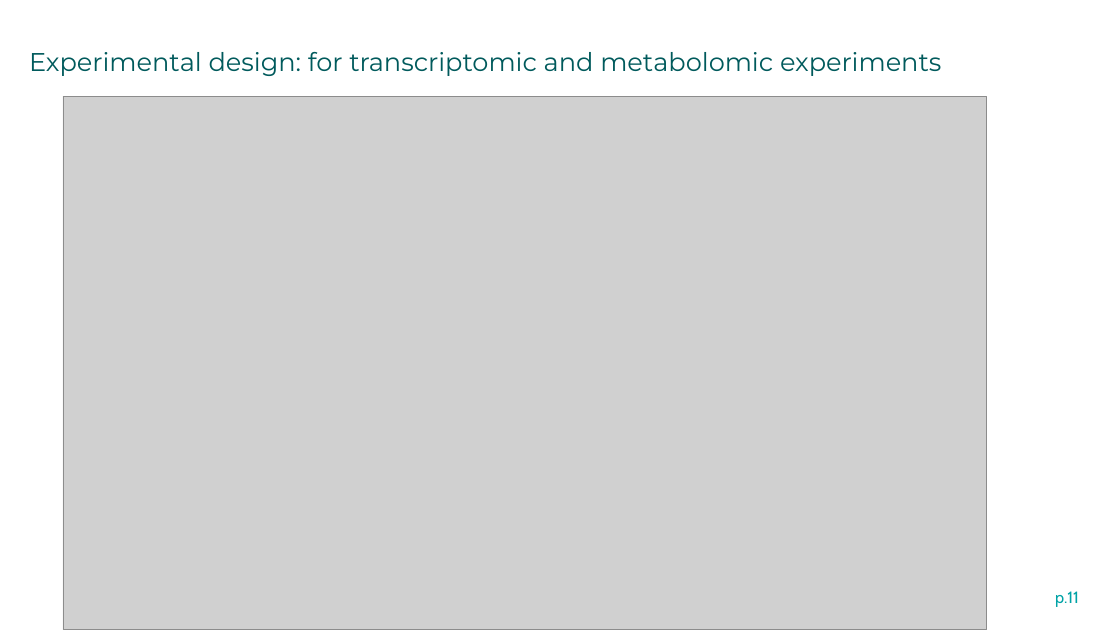
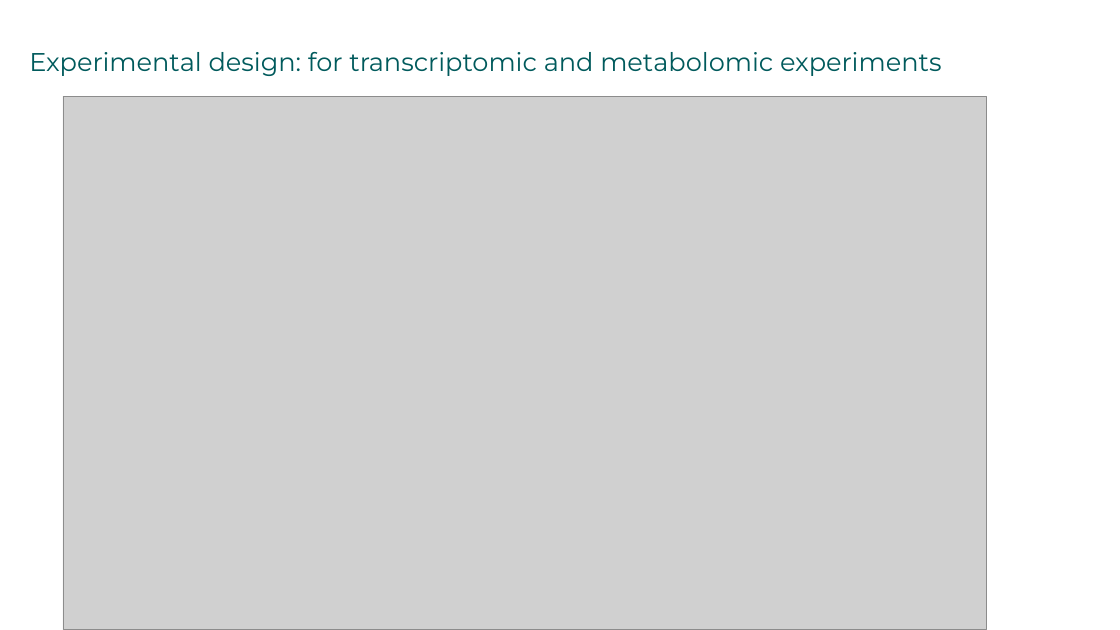
Before and after one commit to igepp-egi/faba_specifics, a slide deck: slide 16 of M01-metabolomic-analysis/untargeted_metabolomic/presentation metabo.pptx (slide 15 before the commit). Drawn at 1120x630 pixels with LibreOffice and Linux fonts; fonts in the diff are those of the drawing; grey boxes stand for pictures. Boxes give left, top, right and bottom in pixels: in the first picture for what was removed or moved away, otherwise in the second. Text is boxed around its words. In the diff, an @@ line names an element or a change of style, - is before the commit and + after.

```diff
--- a/M01-metabolomic-analysis/untargeted_metabolomic/presentation metabo.pptx
+++ b/M01-metabolomic-analysis/untargeted_metabolomic/presentation metabo.pptx
@@ text removed at [1055,591,1079,607] @@
-p.11
```
Also in this commit, not shown: 30 other slides changed, 4 slides added, 2 slides removed, 1 other file.
